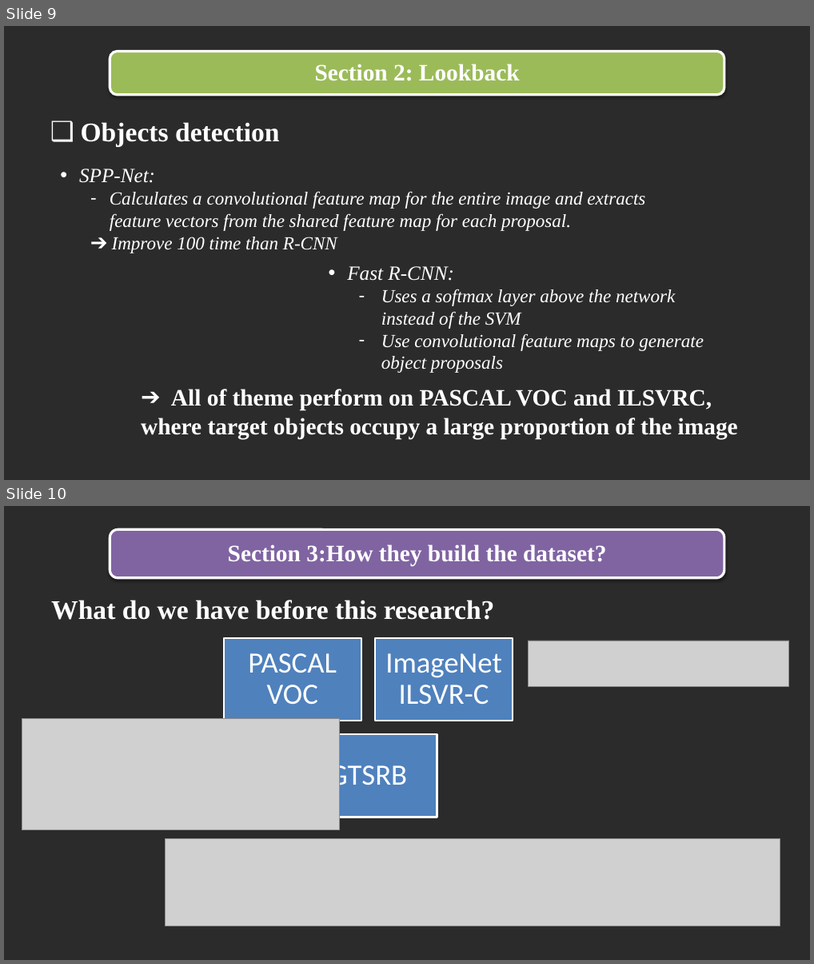
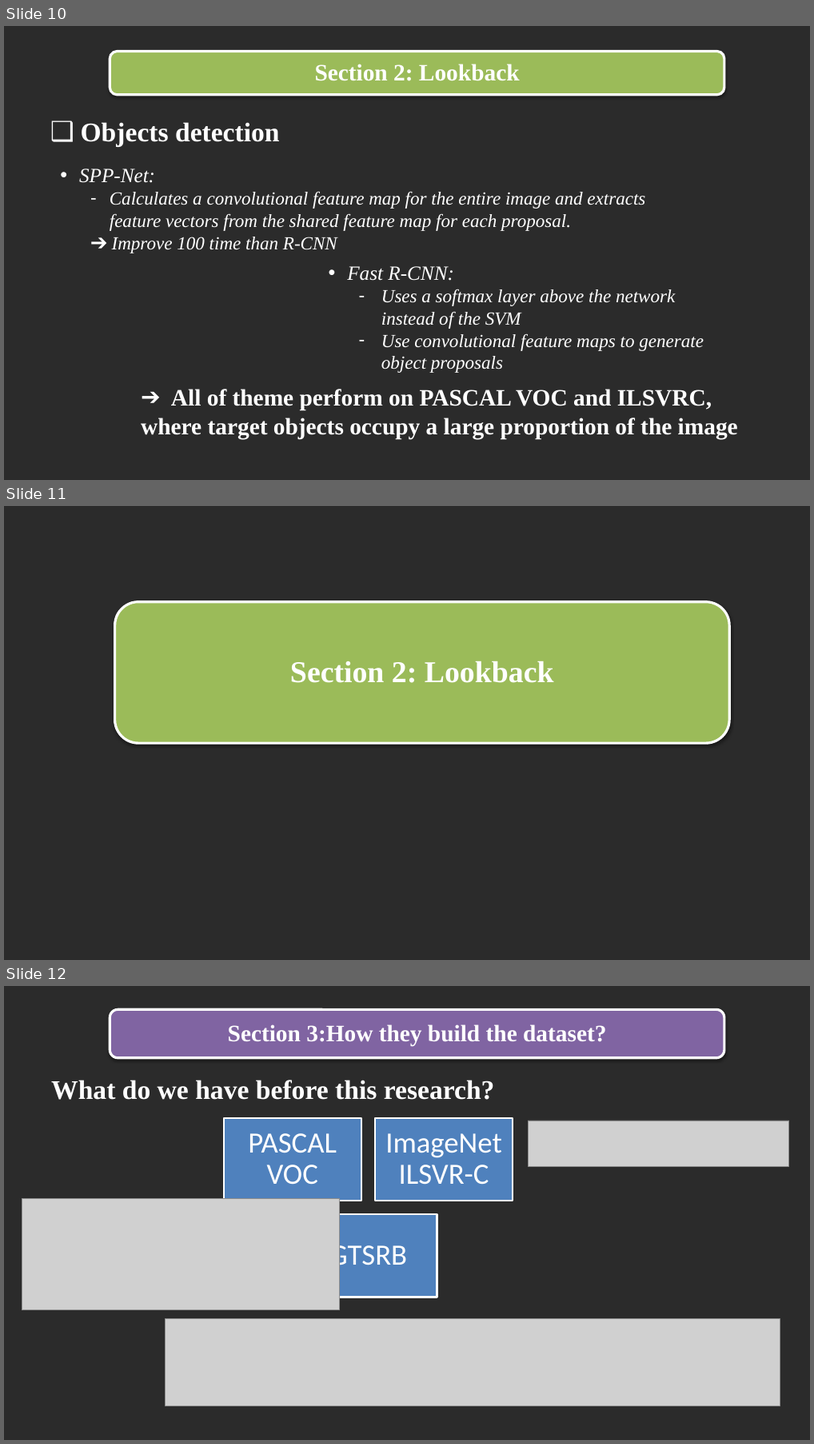
Before and after one commit to trandinhlam/document, a slide deck: AI_NangCao/slide/slide.pptx. Shown one above the other, each under a label of ours: slides 9 and 10 before the commit, slides 10, 11 and 12 after it. The pictures are 814x964 and 814x1444 pixels, drawn with LibreOffice and Linux fonts; fonts in the diff are those of the drawing; grey boxes stand for pictures; background and template pictures are left out; a plain dark background stands for a picture behind light text. Boxes give left, top, right and bottom in pixels: in the first picture for what was removed or moved away, otherwise in the second. Text is boxed around its words. In the diff, an @@ line names an element or a change of style, - is before the commit and + after.

```diff
--- a/AI_NangCao/slide/slide.pptx
+++ b/AI_NangCao/slide/slide.pptx
@@ slide 11 added at box(4, 506, 810, 960), background picture (left out) @@
@@ rounded rectangle added at box(114, 601, 730, 743), fill #9BBB59, outline #FFFFFF 3 pt @@
@@ text added at box(290, 661, 554, 683), 36 pt, text #FFFFFF, bold @@
+Section 2: Lookback
@@ what was slide 9 is now slide 10 @@
@@ what was slide 10 is now slide 12 @@
```
Also in this commit, not shown: 7 slides changed, 4 other slides added.
